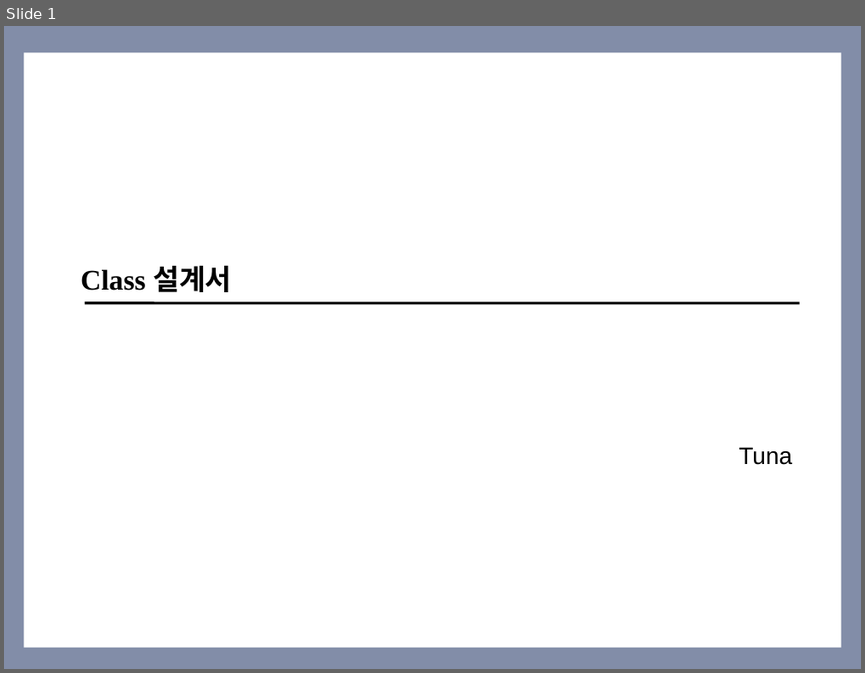
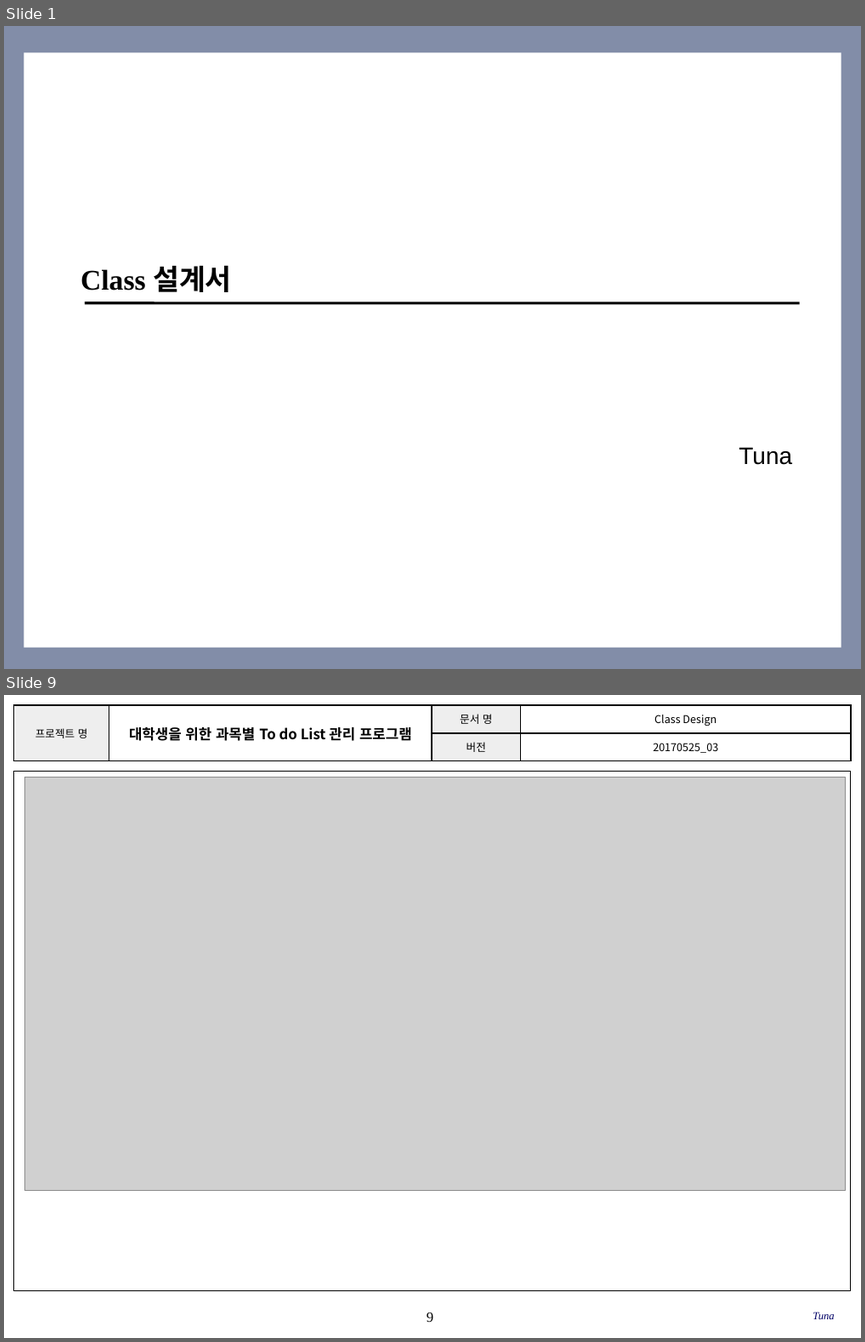
Before and after one commit to SE-admin/SE2017_4_tuna, a slide deck: doc/3_ 설계서/Class Design.pptx. Shown one above the other, each under a label of ours: slide 1 before the commit, slides 1 and 9 after it; the slides between them are not shown. The pictures are 865x673 and 865x1342 pixels, drawn with LibreOffice and Linux fonts; fonts in the diff are those of the drawing; grey boxes stand for pictures; background and template pictures are left out. Boxes give left, top, right and bottom in pixels: in the first picture for what was removed or moved away, otherwise in the second. Text is boxed around its words. In the diff, an @@ line names an element or a change of style, - is before the commit and + after.

Commit message:
doc/3_ 설계서/Class Design.pptx Class Design_4_tuna_김주민_201311109_03 전체 Design, GlobalVal, 꼬리말 수정

```diff
--- a/doc/3_ 설계서/Class Design.pptx
+++ b/doc/3_ 설계서/Class Design.pptx
@@ slide 9 added at [4, 695, 861, 1338], background #FFFFFF @@
@@ table added at [13, 705, 851, 761], 2 rows, 4 columns @@
+프로젝트 명 | 대학생을 위한 과목별 To do List 관리 프로그램 | 문서 명 | Class Design
+ |  | 버전 | 20170525_03
@@ rectangle added at [13, 771, 851, 1291], outline #000000 0.75 pt @@
@@ picture added at [25, 777, 846, 1191] @@
@@ page number added at [426, 1312, 433, 1321], 12 pt, text #000000 @@
+9
@@ text added at [812, 1311, 834, 1319], 9 pt, text #000066, italic @@
+Tuna
```
Also in this commit, not shown: 7 slides changed, 1 slide removed.
